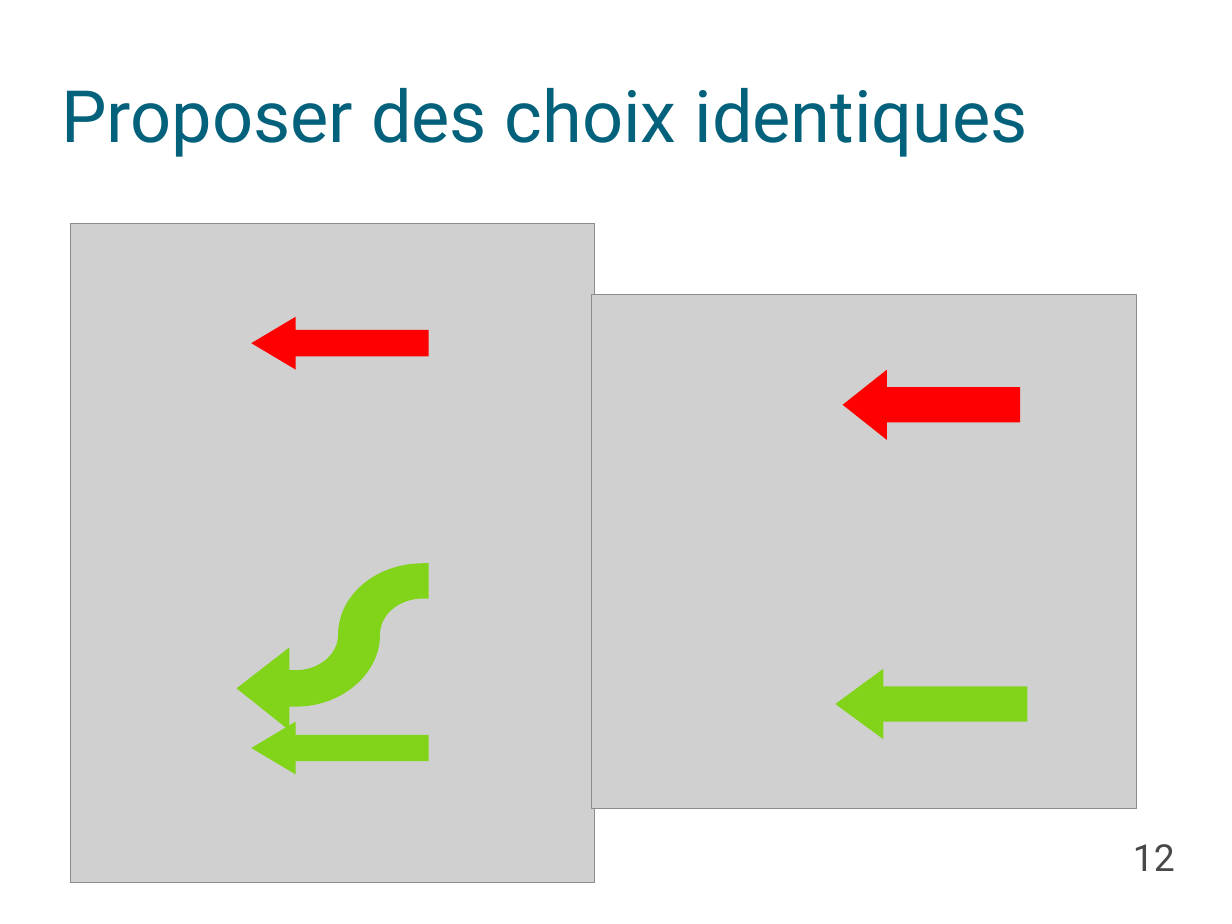
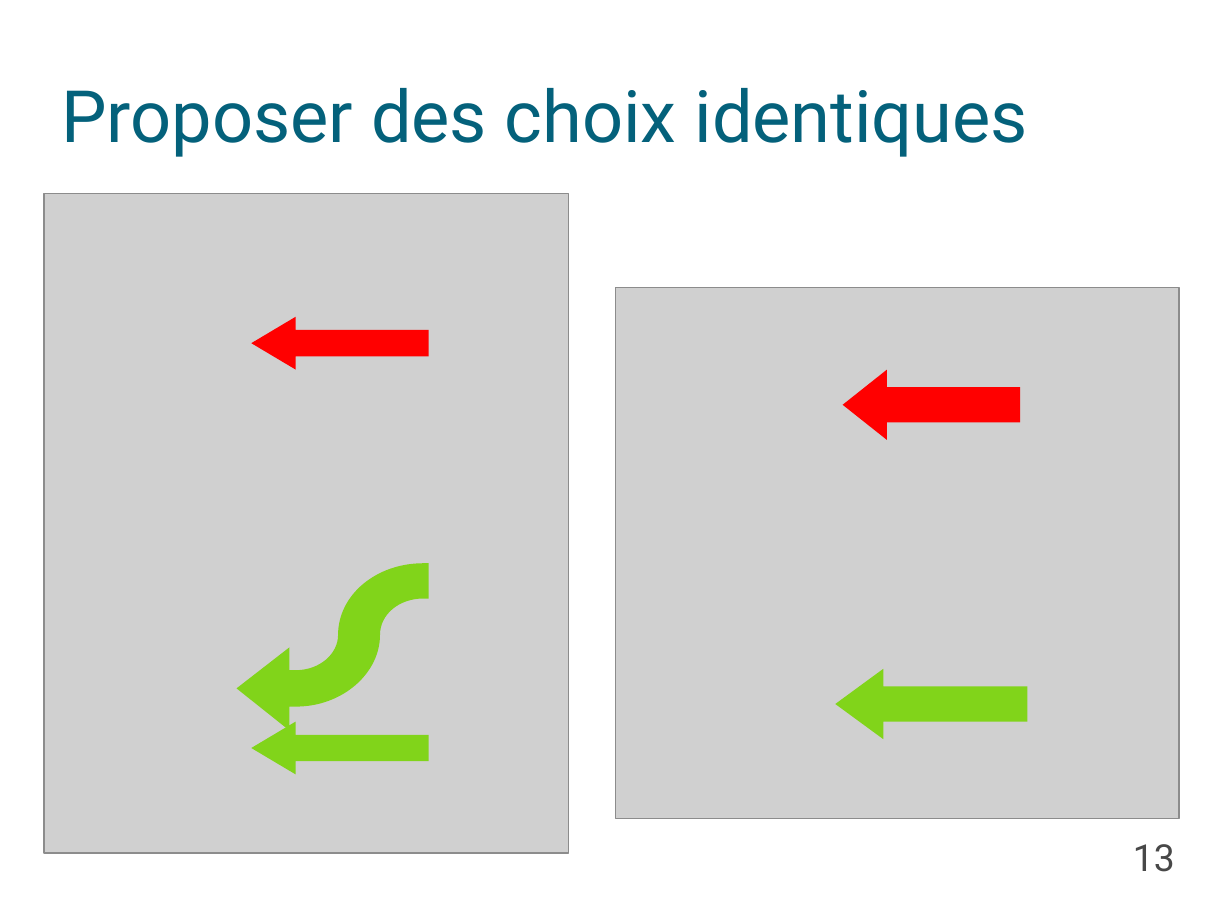
Before and after one commit to Triw-12/hanamikoji_solve, a slide deck: slide 13 of diaporama/Règles.odp (slide 12 before the commit). Drawn at 1232x924 pixels with LibreOffice and Linux fonts; fonts in the diff are those of the drawing; grey boxes stand for pictures; background and template pictures are left out. Boxes give left, top, right and bottom in pixels: in the first picture for what was removed or moved away, otherwise in the second. Text is boxed around its words. In the diff, an @@ line names an element or a change of style, - is before the commit and + after.

```diff
--- a/diaporama/Règles.odp
+++ b/diaporama/Règles.odp
@@ picture: place and size @@
-picture at (70, 224, 595, 883)
+picture at (44, 193, 568, 853)
@@ picture: place and size @@
-picture at (591, 295, 1137, 809)
+picture at (616, 288, 1179, 819)
@@ page number at (1133, 844, 1175, 872): text changed @@
-12
+13
```
Also in this commit, not shown: 4 other slides changed, 10 slides added, 3 other files.
